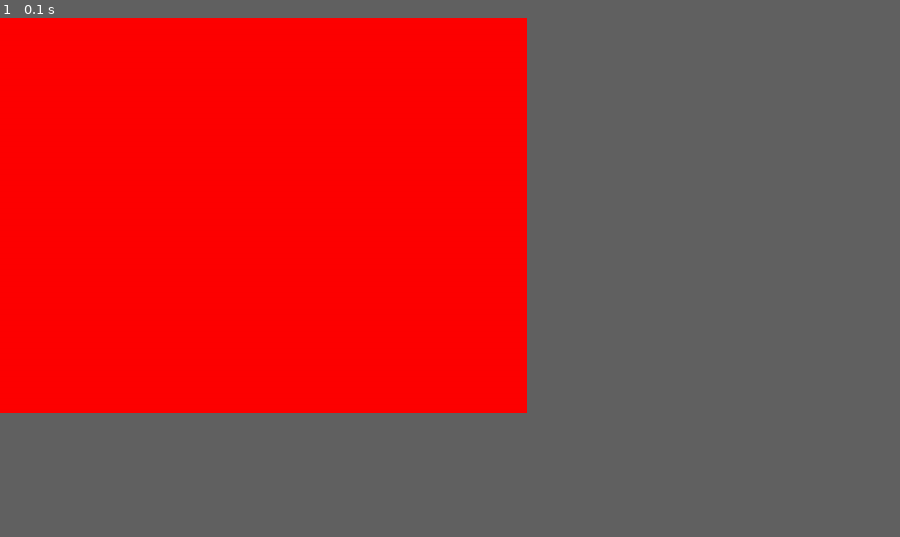
Above: before the commit, frame 1.
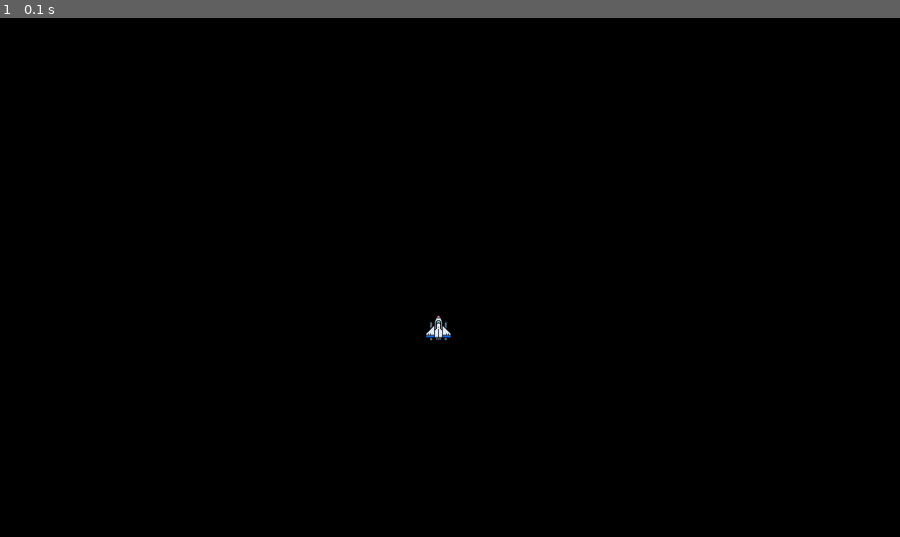
Above: after the commit, the same moment.

Repository: BillyHasman/learn-py-game-spacewar
Game: pygame game, started from main.py
Two runs of this game, one before a commit and one after it. Both use one fixed random seed, a clock stepped at 60 frames per second and the inputs below.
Inputs:
- Up to frame 1 (0.1 s): no input
In our replay, the window is 527x395 before the commit and 900x519 after it. These sizes can differ from the game's own. Grey fills any space a smaller window leaves; there, only what the larger window draws over its background counts as a difference.

The runs differ from the first frame. In frame 1, 45% of the frame differs, in the area x 0-59%, y 0-77%.

Commit message:
Add_Player Assets and Display Player

Diff:
--- a/main.py
+++ b/main.py
@@ -3,21 +3,39 @@
 # Intialize the pygame
 pygame.init()
 
-# Create the Screen Size 800 x 600
-screen = pygame.display.set_mode((800,600))
+# Create the Screen Size 1366 x 788
+screen = pygame.display.set_mode((1366 ,788))
 
 # Title and Icon
 pygame.display.set_caption("Space Invaders")
 icon = pygame.image.load('Assets/img/spaceship.png')
 pygame.display.set_icon(icon)
 
+# Player
+playerImg = pygame.image.load('Assets/img/player.png')
+playerX = 645
+playerY = 450
+
+# New width and height for player will be (40, 40)
+img_resize = pygame.transform.scale(playerImg, (40, 40))
+
+# Function
+def player():
+    # screen.blit(playerImg, (playerX,playerY)) # Drop player to screenGame
+    screen.blit(img_resize, (playerX,playerY))
+
+
 # Game Loop
 running = True
 while running:
+
+    # Add blackBG
+    screen.fill((0,0,0))
+
     for event in pygame.event.get():
         if event.type == pygame.QUIT:
             running = False
 
-    # RGB - Red, Green, Blue
-    screen.fill((255,0,0))
+
+    player()
     pygame.display.update()
Binary file added: Assets/img/player.png
